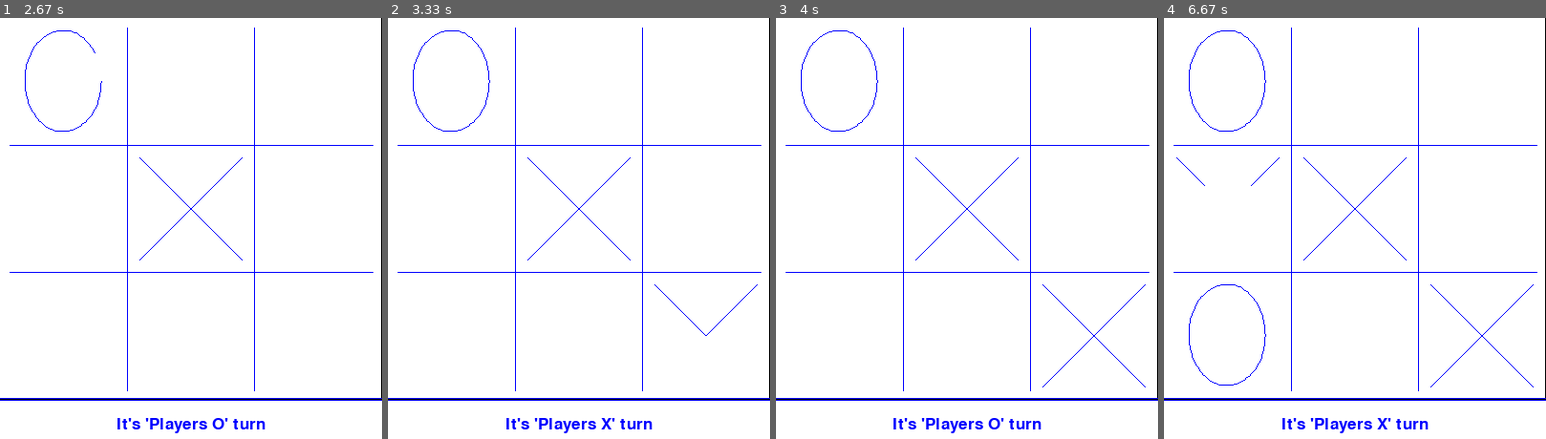
Above: before the commit, frames 1-4 (left to right).
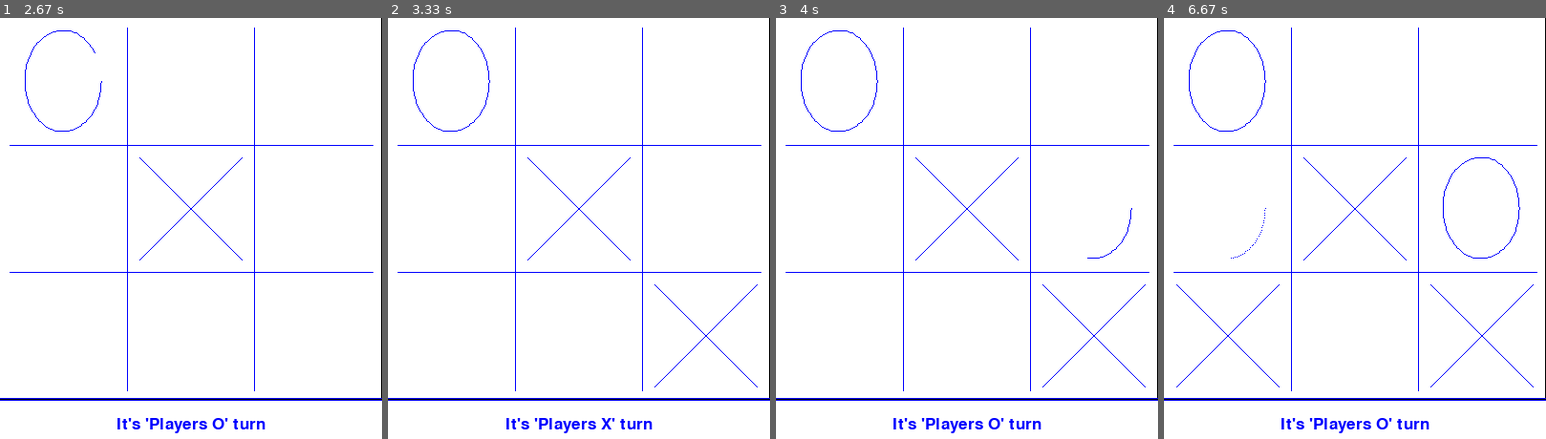
Above: after the commit, the same moments.

Repository: RomanRetsen/Animated-Tic-Tac-Toe-in-Pygame
Game: pygame game, started from my_game.py
The game is run twice, just before and just after one commit, with the same random seed, the same clock (stepped at 60 frames per second) and the same inputs.
Inputs (mouse positions are in pixels of both pictures, inside the frame that each line leads up to):
- Up to frame 1 (2.67 s): click (191, 232) at 0.38 s; click (91, 72) at 1.72 s
- Up to frame 2 (3.33 s): click (678, 300) at 2.88 s
- Up to frame 3 (4 s): click (1085, 224) at 3.72 s
- Up to frame 4 (6.67 s): click (1263, 308) at 5.18 s; click (1270, 152) at 6.42 s

Frame 1 is identical in both runs. In frame 2, less than 0.1% of the frame differs, in the area x 69-97%, y 75-88%; in frame 3, less than 0.1%; in frame 4, 1.0%, in the area x 3-94%, y 33-99%.

Commit message:
Added 2-d function for drawing "X"

Diff:
--- a/ClickArea.py
+++ b/ClickArea.py
@@ -18,6 +18,7 @@
         self.rect = pygame.Rect(self.x, self.y, self.width, self.height)
         self.state = 'b'
 
+        # Function for drawing O
         def drawing_click_area_o(self):
             if self.ellipseAnimationSlice < len(self.ellipseDots) - 1:
                 pygame.draw.line(self.screen, self.linecolor, (self.ellipseDots[self.ellipseAnimationSlice][1]),
@@ -43,10 +44,47 @@
 
         #list of functions of drawing sign "O"  to random pick from.
         self.oFunc = [drawing_click_area_o, drawing_click_area_o2]
+
+        #Function for drawing X
+        def drawing_click_area_x(self):
+            if self.currentx1 <= self.x1_2:
+                pygame.draw.line(self.screen, self.linecolor, (self.x1_1, self.y1_1),
+                                 (self.currentx1, self.calculatey(self.currentx1, self.slope1, self.b1)))
+                pygame.draw.line(self.screen, self.linecolor, (self.x2_1, self.y2_1),
+                                 (self.currentx2, self.calculatey(self.currentx2, self.slope2, self.b2)))
+
+                self.currentx1 += 1
+                self.currentx2 -= 1
+            else:
+                self.state = 'x'
+                self.g_stats.drawing_click_area = False
+
+        def drawing_click_area_x2(self):
+            print(self.currentx1, '---', int(self.x1_2 / 2))
+            if self.currentx1 <= self.x_half:
+                pygame.draw.line(self.screen, self.linecolor, (self.x1_1, self.y1_1),
+                                 (self.currentx1, self.calculatey(self.currentx1, self.slope1, self.b1)))
+                pygame.draw.line(self.screen, self.linecolor, (self.x2_1, self.y2_1),
+                                 (self.currentx2, self.calculatey(self.currentx2, self.slope2, self.b2)))
+                pygame.draw.line(self.screen, self.linecolor, (self.x1_1, self.y2_2),
+                                 (self.currentx1, self.calculatey(self.currentx1, self.slope2, self.b2)))
+                pygame.draw.line(self.screen, self.linecolor, (self.x1_2, self.y1_2),
+                                 (self.currentx2, self.calculatey(self.currentx2, self.slope1, self.b1)))
+
+                self.currentx1 += 1
+                self.currentx2 -= 1
+            else:
+                self.state = 'x'
+                self.g_stats.drawing_click_area = False
+
+        #list of functions of drawing sign "X"  to random pick from.
+        self.xFunc = [drawing_click_area_x, drawing_click_area_x2]
+
         self.calculateCrossCoord()
         self.ellipseAnimationSlice = 0
         self.calculateEllipseCoord()
         self.randomChooseOFunc()
+        self.randomChooseXFunc()
 
     def clickAreaReset(self):
         self.state = 'b'
@@ -55,14 +93,20 @@
         self.ellipseAnimationSlice = 0
 
     def calculateCrossCoord(self):
+        #line 1
         self.currentx1 = self.x1_1 = self.x + self.signOffSetx
         self.y1_1 = self.y + self.signOffSety
         self.x1_2 = self.x + self.width - self.signOffSetx
         self.y1_2 = self.y + self.height - self.signOffSety
+        # line 2
         self.currentx2 = self.x2_1 = self.x + self.width - self.signOffSetx
         self.y2_1 = self.y + self.signOffSety
         self.x2_2 = self.x + self.signOffSetx
         self.y2_2 = self.y + self.height - self.signOffSety
+        # cross point
+        self.x_half = self.x + int(self.width /2 )
+        self.y_half = self.y + int(self.height /2 )
+        # slope and b info needed for line formula
         self.slope1 =  (self.y1_2 - self.y1_1) / (self.x1_2 - self.x1_1)
         self.b1 = self.y1_2 - self.slope1 * self.x1_2
         self.slope2 =  (self.y2_2 - self.y2_1) / (self.x2_2 - self.x2_1)
@@ -83,15 +127,13 @@
             self.t += 0.05
             index += 1
 
-        print(self.ellipseDots)
-
     #states b-blank; d-drawing animation; x - it's X; o - it's O
     def draw_click_area(self):
         if self.state == 'b':
             self.draw_click_area_blank()
         elif self.state == 'd':
             if self.g_stats.gamer_turn == 'x':
-                self.drawing_click_area_x()
+                self.chosenXFunc(self)
             elif self.g_stats.gamer_turn == 'o':
                 self.chosenOFunc(self)
         elif self.state == 'x':
@@ -110,18 +152,6 @@
         pygame.draw.line(self.screen, self.linecolor, (self.x1_1, self.y1_1), (self.x1_2, self.y1_2))
         pygame.draw.line(self.screen, self.linecolor, (self.x2_1, self.y2_1), (self.x2_2, self.y2_2))
 
-    def drawing_click_area_x(self):
-        if self.currentx1 <= self.x1_2:
-            pygame.draw.line(self.screen, self.linecolor, (self.x1_1, self.y1_1),
-                             (self.currentx1, self.calculatey(self.currentx1, self.slope1, self.b1)))
-            pygame.draw.line(self.screen, self.linecolor, (self.x2_1, self.y2_1),
-                             (self.currentx2, self.calculatey(self.currentx2, self.slope2, self.b2)))
-            self.currentx1 += 1
-            self.currentx2 -= 1
-        else:
-            self.state = 'x'
-            self.g_stats.drawing_click_area = False
-
     def calculatey(self, x, slope, b):
         return int((x * slope) + b)
 
@@ -137,3 +167,7 @@
             pass
         elif self.chosenOFunc == 'drawing_click_area_o2':
             random.shuffle(self.ellipseDots)
+
+
+    def randomChooseXFunc(self):
+        self.chosenXFunc = self.xFunc[random.randint(0, len(self.xFunc) - 1)]
